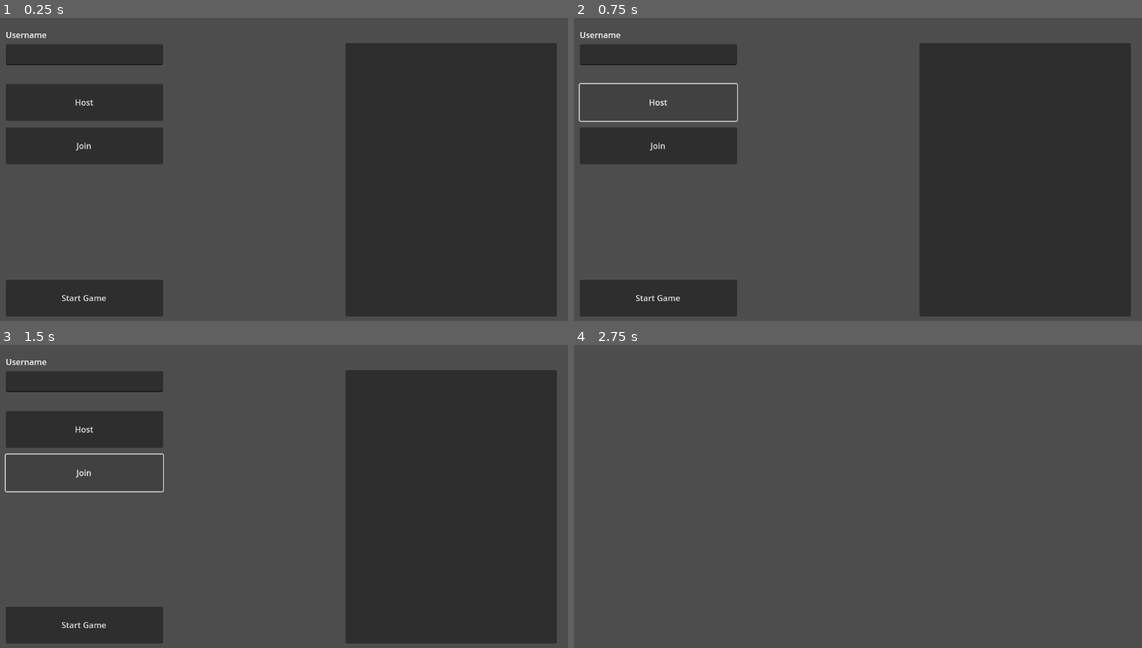
Above: before the commit, frames 1-4 (two rows, left to right).
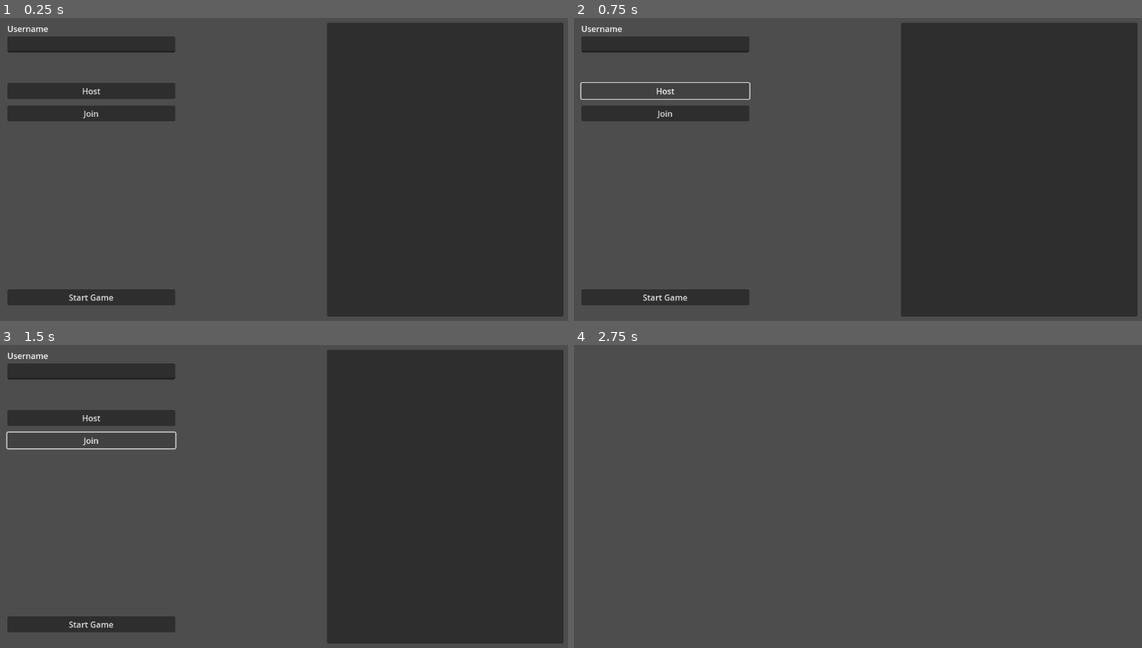
Above: after the commit, the same moments.

Repository: Irantwomiles/CarController
Game: Godot game, scene res://multiplayer_scene.tscn
Two runs of this game, one before a commit and one after it. Both use one fixed random seed, a clock stepped at 60 frames per second and the inputs below.
Inputs:
- Up to frame 1 (0.25 s): no input
- Up to frame 2 (0.75 s): click "Host" at 0.5 s
- Up to frame 3 (1.5 s): click "Join" at 1.25 s
- Up to frame 4 (2.75 s): click "Start Game" at 2 s

The runs differ from the first frame. In frame 1, 15% of the frame differs, in the area x 1-100%, y 1-99%; in frame 2, 15%; in frame 3, 12%; in frame 4, nothing differs.
Error before the commit: Invalid operands 'String' and 'int' in operator '+'. (res://Networking.gd:39)
Error after the commit: Invalid operands 'String' and 'int' in operator '+'. (res://Networking.gd:45)

Commit message:
better UI, it should be scaling better now

Diff:
--- a/Networking.gd
+++ b/Networking.gd
@@ -4,6 +4,12 @@
 var PORT = 8910
 var MAX_CLIENTS = 10
 var peer
+
+@export var HostButton : Button
+@export var JoinButton : Button
+@export var StartButton : Button
+@export var UsernameInput : LineEdit
+@export var ConnectedUsersList : ItemList
 
 # Called when the node enters the scene tree for the first time.
 func _ready():
@@ -23,7 +29,7 @@
 # Called only from clients
 func playerConnectedToServer():
 	# call this function on the server first, because the server is keeping track of all connected players
-	send_player_information.rpc_id(1, $Username.text, multiplayer.get_unique_id())
+	send_player_information.rpc_id(1, UsernameInput.text, multiplayer.get_unique_id())
 	get_players_rpc.rpc_id(1)
 
 # Called only from clients
@@ -40,7 +46,7 @@
 		return
 
 	multiplayer.set_multiplayer_peer(peer)
-	send_player_information($Username.text, multiplayer.get_unique_id())
+	send_player_information(UsernameInput.text, multiplayer.get_unique_id())
 	print("Created server")
 
 
@@ -84,6 +90,6 @@
 
 @rpc("any_peer", "call_local")
 func update_player_list_rpc(players):
-	$ItemList.clear()
+	ConnectedUsersList.clear()
 	for i in players:
-		$ItemList.add_item(players[i].name)
+		ConnectedUsersList.add_item(players[i].name)
--- a/level_scene.tscn
+++ b/level_scene.tscn
@@ -222,6 +222,41 @@
 layers = 2
 mesh = SubResource("BoxMesh_7fv3o")
 
+[node name="1" type="Node3D" parent="SpawnPoints" groups=["SpawnPoints"]]
+transform = Transform3D(-4.37114e-08, 0, -1, 0, 1, 0, 1, 0, -4.37114e-08, 97, 2, -103)
+
+[node name="MeshInstance3D" type="MeshInstance3D" parent="SpawnPoints/1"]
+layers = 2
+mesh = SubResource("BoxMesh_7fv3o")
+
+[node name="2" type="Node3D" parent="SpawnPoints" groups=["SpawnPoints"]]
+transform = Transform3D(-4.37114e-08, 0, -1, 0, 1, 0, 1, 0, -4.37114e-08, 97, 2, -109)
+
+[node name="MeshInstance3D" type="MeshInstance3D" parent="SpawnPoints/2"]
+layers = 2
+mesh = SubResource("BoxMesh_7fv3o")
+
+[node name="3" type="Node3D" parent="SpawnPoints" groups=["SpawnPoints"]]
+transform = Transform3D(-4.37114e-08, 0, -1, 0, 1, 0, 1, 0, -4.37114e-08, 105, 2, -109)
+
+[node name="MeshInstance3D" type="MeshInstance3D" parent="SpawnPoints/3"]
+layers = 2
+mesh = SubResource("BoxMesh_7fv3o")
+
+[node name="4" type="Node3D" parent="SpawnPoints" groups=["SpawnPoints"]]
+transform = Transform3D(-4.37114e-08, 0, -1, 0, 1, 0, 1, 0, -4.37114e-08, 105, 2, -103)
+
+[node name="MeshInstance3D" type="MeshInstance3D" parent="SpawnPoints/4"]
+layers = 2
+mesh = SubResource("BoxMesh_7fv3o")
+
+[node name="5" type="Node3D" parent="SpawnPoints" groups=["SpawnPoints"]]
+transform = Transform3D(-4.37114e-08, 0, -1, 0, 1, 0, 1, 0, -4.37114e-08, 105, 2, -97)
+
+[node name="MeshInstance3D" type="MeshInstance3D" parent="SpawnPoints/5"]
+layers = 2
+mesh = SubResource("BoxMesh_7fv3o")
+
 [node name="GameTimer" type="Timer" parent="."]
 
 [node name="FinishLine" type="Area3D" parent="."]
--- a/multiplayer_scene.tscn
+++ b/multiplayer_scene.tscn
@@ -2,7 +2,7 @@
 
 [ext_resource type="Script" path="res://Networking.gd" id="1_m8mbv"]
 
-[node name="Control" type="Control"]
+[node name="Control" type="Control" node_paths=PackedStringArray("HostButton", "JoinButton", "StartButton", "UsernameInput", "ConnectedUsersList")]
 layout_mode = 3
 anchors_preset = 15
 anchor_right = 1.0
@@ -10,54 +10,71 @@
 grow_horizontal = 2
 grow_vertical = 2
 script = ExtResource("1_m8mbv")
+HostButton = NodePath("VBoxContainer/Control/Host")
+JoinButton = NodePath("VBoxContainer/Control/Join")
+StartButton = NodePath("VBoxContainer/Control/StartGame")
+UsernameInput = NodePath("VBoxContainer/Username")
+ConnectedUsersList = NodePath("BoxContainer/ItemList")
 
-[node name="Host" type="Button" parent="."]
+[node name="VBoxContainer" type="VBoxContainer" parent="."]
+layout_direction = 1
 layout_mode = 0
-offset_left = 30.0
-offset_top = 151.0
-offset_right = 337.0
-offset_bottom = 223.0
+offset_left = 33.0
+offset_top = 31.0
+offset_right = 361.0
+offset_bottom = 602.0
+
+[node name="Label" type="Label" parent="VBoxContainer"]
+layout_mode = 2
+text = "Username"
+
+[node name="Username" type="LineEdit" parent="VBoxContainer"]
+layout_mode = 2
+
+[node name="MarginContainer" type="MarginContainer" parent="VBoxContainer"]
+custom_minimum_size = Vector2(0, 50)
+layout_mode = 2
+
+[node name="Control" type="Control" parent="VBoxContainer"]
+layout_mode = 2
+
+[node name="Host" type="Button" parent="VBoxContainer/Control"]
+layout_mode = 2
+offset_top = 2.0
+offset_right = 328.0
+offset_bottom = 33.0
 text = "Host"
 
-[node name="Join" type="Button" parent="."]
-layout_mode = 0
-offset_left = 30.0
-offset_top = 236.0
-offset_right = 337.0
-offset_bottom = 308.0
+[node name="Join" type="Button" parent="VBoxContainer/Control"]
+layout_mode = 2
+offset_top = 46.0
+offset_right = 328.0
+offset_bottom = 77.0
 text = "Join"
 
-[node name="StartGame" type="Button" parent="."]
-layout_mode = 0
-offset_left = 30.0
-offset_top = 534.0
-offset_right = 337.0
-offset_bottom = 606.0
+[node name="StartGame" type="Button" parent="VBoxContainer/Control"]
+layout_mode = 2
+offset_top = 406.0
+offset_right = 328.0
+offset_bottom = 437.0
 text = "Start Game
 "
 
-[node name="Username" type="LineEdit" parent="."]
-layout_mode = 0
-offset_left = 30.0
-offset_top = 73.0
-offset_right = 337.0
-offset_bottom = 114.0
-
-[node name="Label" type="Label" parent="."]
-layout_mode = 0
-offset_left = 30.0
-offset_top = 43.0
-offset_right = 149.0
-offset_bottom = 71.0
-text = "Username"
-
-[node name="ItemList" type="ItemList" parent="."]
-layout_mode = 0
-offset_left = 693.0
-offset_top = 71.0
-offset_right = 1106.0
+[node name="BoxContainer" type="BoxContainer" parent="."]
+layout_mode = 1
+anchors_preset = 1
+anchor_left = 1.0
+anchor_right = 1.0
+offset_left = -495.0
+offset_top = 31.0
+offset_right = -33.0
 offset_bottom = 606.0
 
-[connection signal="button_down" from="Host" to="." method="_on_host_button_down"]
-[connection signal="button_down" from="Join" to="." method="_on_join_button_down"]
-[connection signal="button_down" from="StartGame" to="." method="_on_start_game_button_down"]
+[node name="ItemList" type="ItemList" parent="BoxContainer"]
+layout_mode = 2
+size_flags_horizontal = 3
+allow_search = false
+
+[connection signal="button_down" from="VBoxContainer/Control/Host" to="." method="_on_host_button_down"]
+[connection signal="button_down" from="VBoxContainer/Control/Join" to="." method="_on_join_button_down"]
+[connection signal="button_down" from="VBoxContainer/Control/StartGame" to="." method="_on_start_game_button_down"]
